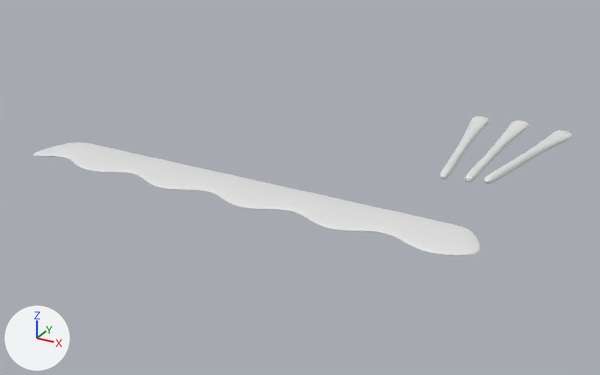
An edit to the Blender file SaveEmotion/Assets/Arts/BlenderFile/Snall_Body_Eye.blend, drawn before and after from the same camera.
Before and after are seen from a 50 mm lens placed at (3.6, -5.77, 2.9), pointed at (0.0, 0.79, -0.37). Arrows for +X, +Y and +Z are at lower left; the lights stay in place.

In view in the first picture: 'Eye', 'Eye.003', 'Eye.005', 'SnallFoot.001'.
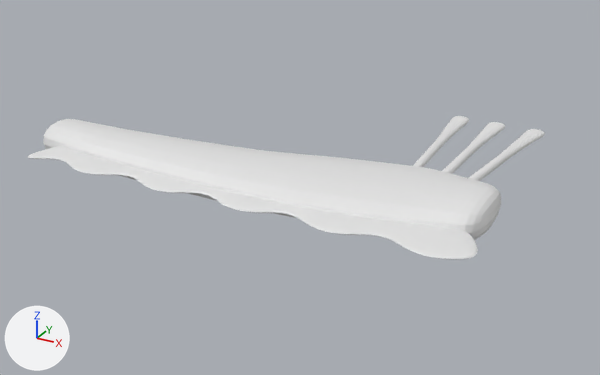
Where the newer file only moved an object's origin or applied its transform, the numbers keep the older frame.

What differs and where, as boxes (x1, y1, x2, y2) in the pictures (600 x 375 px):
'Plane.001', shown
    after: (43, 119, 501, 240)
'SnallFoot.001', mesh rescaled
    before: (32, 142, 480, 256)
    after: (28, 146, 478, 259)
'Eye.005', reshaped, moved, turned, rescaled
    before: (484, 130, 573, 184)
    after: (442, 122, 505, 174)
'Eye', reshaped, moved, turned, rescaled
    before: (440, 116, 489, 179)
    after: (469, 129, 545, 181)
'Eye.003', reshaped, moved, rescaled
    before: (465, 120, 529, 182)
    after: (413, 116, 469, 167)

Patch to the scene script:
```diff
--- a/SaveEmotion/Assets/Arts/BlenderFile/Snall_Body_Eye.blend.py
+++ b/SaveEmotion/Assets/Arts/BlenderFile/Snall_Body_Eye.blend.py
@@ me_plane @@
 me_plane.from_pydata(...)  # 36 vertices, 34 faces; spans x -0.18..0.13, y -1.37..0.63, z -0.59..-0.27
 # used by ob_eye; location = (1.338, 1.966, 0.162); rotation_euler = (0.00118, -0.0165, 0.112), in degrees (0.1, -0.9, 6.4); scale = (1.0, 0.91, 0.29)
+# me_plane part 2: the whole mesh is multiplied about its middle by the matrix ((0.993, 0.104, -0.005), (-0.114, 0.904, 0.0), (0.016, 0.001, 0.29)), then moved by (1.81, 1.88, 0.46)
@@ me_plane_005 @@
 me_plane_005.from_pydata(...)  # 36 vertices, 34 faces; spans x -0.18..0.13, y -1.37..0.63, z -0.59..-0.27
 # used by ob_eye_003; location = (1.711, 1.934, 0.195); rotation_euler = (0.00118, -0.0165, -0.00548), in degrees (0.1, -0.9, -0.3); scale = (1.0, 0.91, 0.29)
+# me_plane_005 part 3: the whole mesh is multiplied about its middle by the matrix ((0.998, -0.055, -0.005), (0.061, 0.908, -0.001), (0.016, 0.001, 0.29)), then moved by (1.15, 1.9, 0.46)
@@ me_plane_006 @@
 me_plane_006.from_pydata(...)  # 36 vertices, 34 faces; spans x -0.18..0.13, y -1.37..0.63, z -0.59..-0.27
 # used by ob_eye_005; location = (2.084, 1.914, 0.179); rotation_euler = (-0.0278, 0.0537, -0.175), in degrees (-1.6, 3.1, -10); scale = (1.0, 0.91, 0.29)
+# me_plane_006 part 4: the whole mesh is multiplied about its middle by the matrix ((1.0, 0.012, -0.005), (-0.014, 0.91, 0.0), (0.016, 0.001, 0.29)), then moved by (1.48, 1.89, 0.46)
@@ me_plane_003 @@
 me_plane_003.from_pydata(...)  # 70 vertices, 57 faces; spans x -1.0..1.0, y -1.0..0.08, z 0.0..0.17
 # used by ob_snallfoot_001; location = (-0.006, -0.08, 0.0); scale = (2.24, 0.564, 0.299)
+# me_plane_003 part 1: the whole mesh is scaled about its middle by (1, 1.03, 1), then moved by (0.0, -0.11, 0.0)
 me_plane_003.materials.append(mat_material)
@@ ob_eye @@
 ob_eye = bpy.data.objects.new('Eye', me_plane)
-ob_eye.location = (1.338, 1.966, 0.162)
-ob_eye.rotation_euler = (0.00118, -0.0165, 0.112)  # degrees (0.1, -0.9, 6.4)
-ob_eye.scale = (1.0, 0.91, 0.29)
+ob_eye.location = (0.0, 0.0, 0.0)
 _m = ob_eye.modifiers.new('Smooth', 'SMOOTH')
@@ ob_eye_003 @@
 ob_eye_003 = bpy.data.objects.new('Eye.003', me_plane_005)
-ob_eye_003.location = (1.711, 1.934, 0.195)
+ob_eye_003.location = (0.0, 0.0, 0.0)
 ob_eye_003.rotation_euler = (0.00118, -0.0165, -0.00548)  # degrees (0.1, -0.9, -0.3)
-ob_eye_003.scale = (1.0, 0.91, 0.29)
 _m = ob_eye_003.modifiers.new('Smooth', 'SMOOTH')
@@ ob_eye_005 @@
 ob_eye_005 = bpy.data.objects.new('Eye.005', me_plane_006)
-ob_eye_005.location = (2.084, 1.914, 0.179)
-ob_eye_005.rotation_euler = (-0.0278, 0.0537, -0.175)  # degrees (-1.6, 3.1, -10)
-ob_eye_005.scale = (1.0, 0.91, 0.29)
+ob_eye_005.location = (0.0, 0.0, 0.0)
 _m = ob_eye_005.modifiers.new('Smooth', 'SMOOTH')
@@ ob_plane_001 @@
 _m = ob_plane_001.modifiers.new('Subdivision', 'SUBSURF')
 _m.levels = 2
-ob_plane_001.hide_set(True)
```
